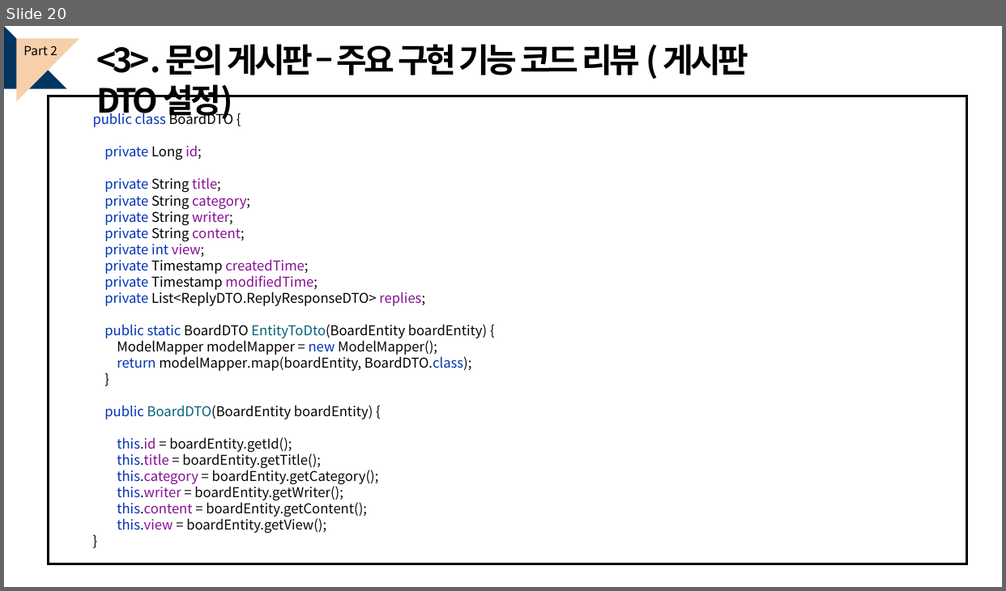
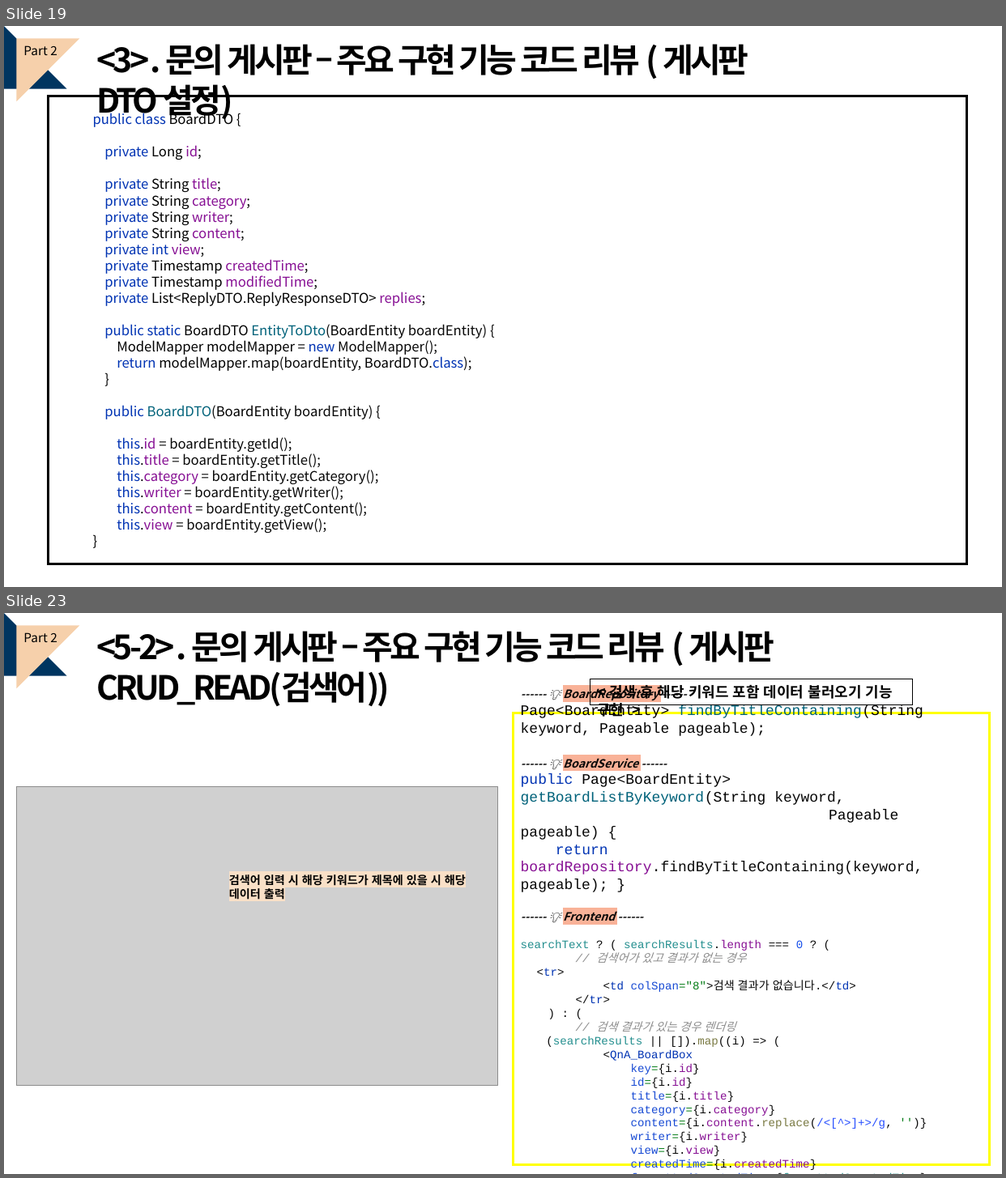
Before and after one commit to kwonminji-v/FinalProject_Book, a slide deck: 프로젝트 ppt/최종 ppt 템플릿.pptx. Shown one above the other, each under a label of ours: slide 20 before the commit, slides 19 and 23 after it; the slides between them are not shown. The pictures are 1006x591 and 1006x1178 pixels, drawn with LibreOffice and Linux fonts; fonts in the diff are those of the drawing; grey boxes stand for pictures. Boxes give left, top, right and bottom in pixels: in the first picture for what was removed or moved away, otherwise in the second. Text is boxed around its words. In the diff, an @@ line names an element or a change of style, - is before the commit and + after.

```diff
--- a/프로젝트 ppt/최종 ppt 템플릿.pptx
+++ b/프로젝트 ppt/최종 ppt 템플릿.pptx
@@ slide 23 added at <box>4,613,1002,1174</box>, background #FFFFFF @@
@@ right triangle added at <box>4,613,67,676</box>, fill #003560 @@
@@ right triangle added at <box>17,626,79,688</box>, fill #F6D0AB @@
@@ text added at <box>23,632,57,642</box>, 12 pt, text #000000 @@
+Part 2
@@ text added at <box>96,631,774,706</box>, 32 pt, text #000000, bold @@
+<5-2> . 문의 게시판 – 주요 구현 기능 코드 리뷰 ( 게시판 CRUD_READ(검색어))
@@ rectangle added at <box>590,679,913,705</box>, outline #000000 0.75 pt, 14 pt, text #000000, bold @@
+< 검색 후 해당 키워드 포함 데이터 불러오기 기능 구현 >
@@ rectangle added at <box>513,713,989,1165</box>, outline #FFFF00 2.25 pt, 11 pt, text #080808 @@
+------ 💡 BoardRepository ------
+Page<BoardEntity> findByTitleContaining(String keyword, Pageable pageable);
+------ 💡 BoardService ------
+public Page<BoardEntity> getBoardListByKeyword(String keyword,
+Pageable pageable) {
+return boardRepository.findByTitleContaining(keyword, pageable); }
+------ 💡 Frontend ------
+searchText ? ( searchResults.length === 0 ? (
+// 검색어가 있고 결과가 없는 경우
+<tr>
+<td colSpan="8">검색 결과가 없습니다.</td>
+</tr>
+) : (
+// 검색 결과가 있는 경우 렌더링
+(searchResults || []).map((i) => (
+<QnA_BoardBox
+key={i.id}
+id={i.id}
+title={i.title}
+category={i.category}
+content={i.content.replace(/<[^>]+>/g, '')}
+writer={i.writer}
+view={i.view}
+createdTime={i.createdTime}
+formattedCreatedTime={formattedCreatedTime}
+currentPage={currentPage + 1}/> ))
@@ picture added at <box>17,786,498,1086</box> @@
@@ text added at <box>229,875,466,901</box>, 11 pt, text #000000, bold @@
+검색어 입력 시 해당 키워드가 제목에 있을 시 해당 데이터 출력
@@ what was slide 20 is now slide 19 @@
```
Also in this commit, not shown: 13 slides changed, 9 other slides added, 15 slides removed, 25 other files.
